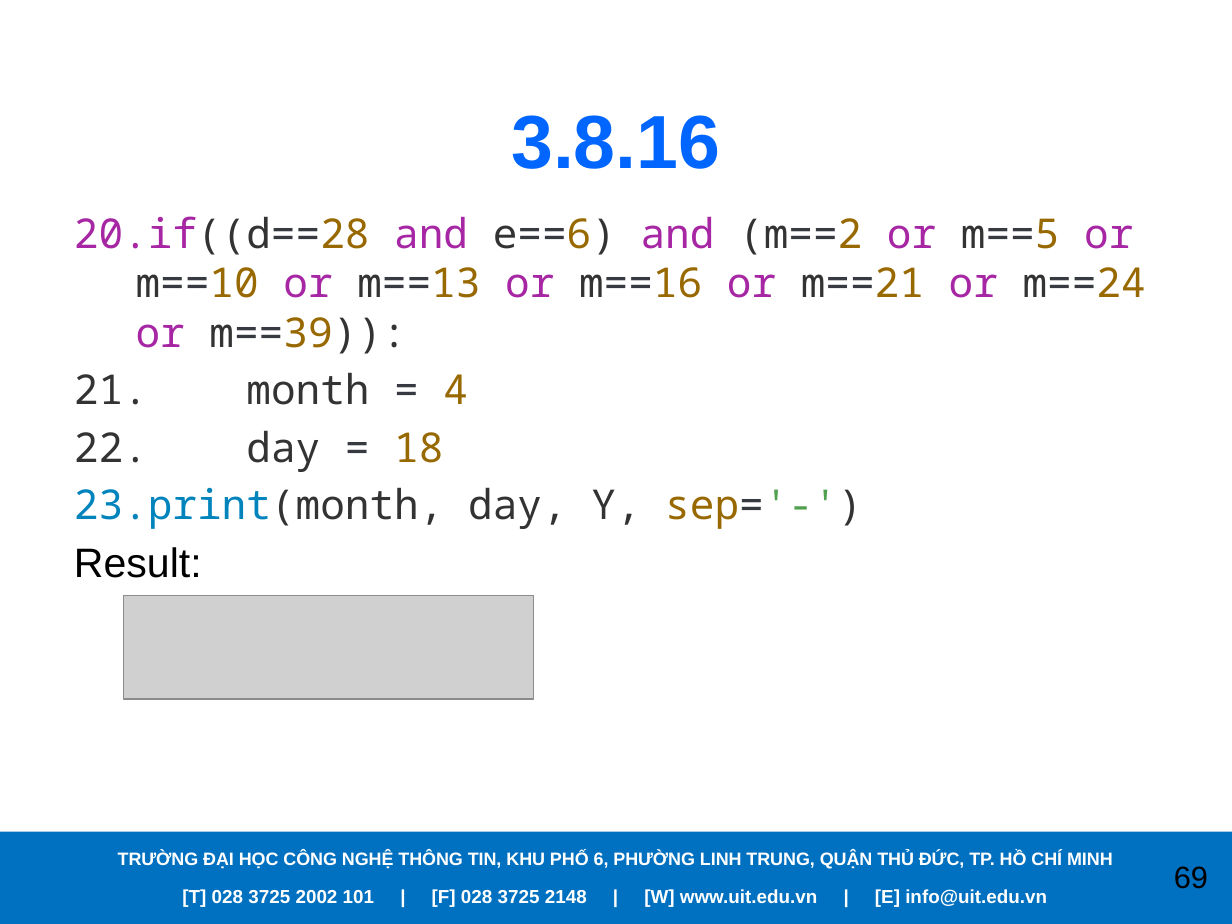
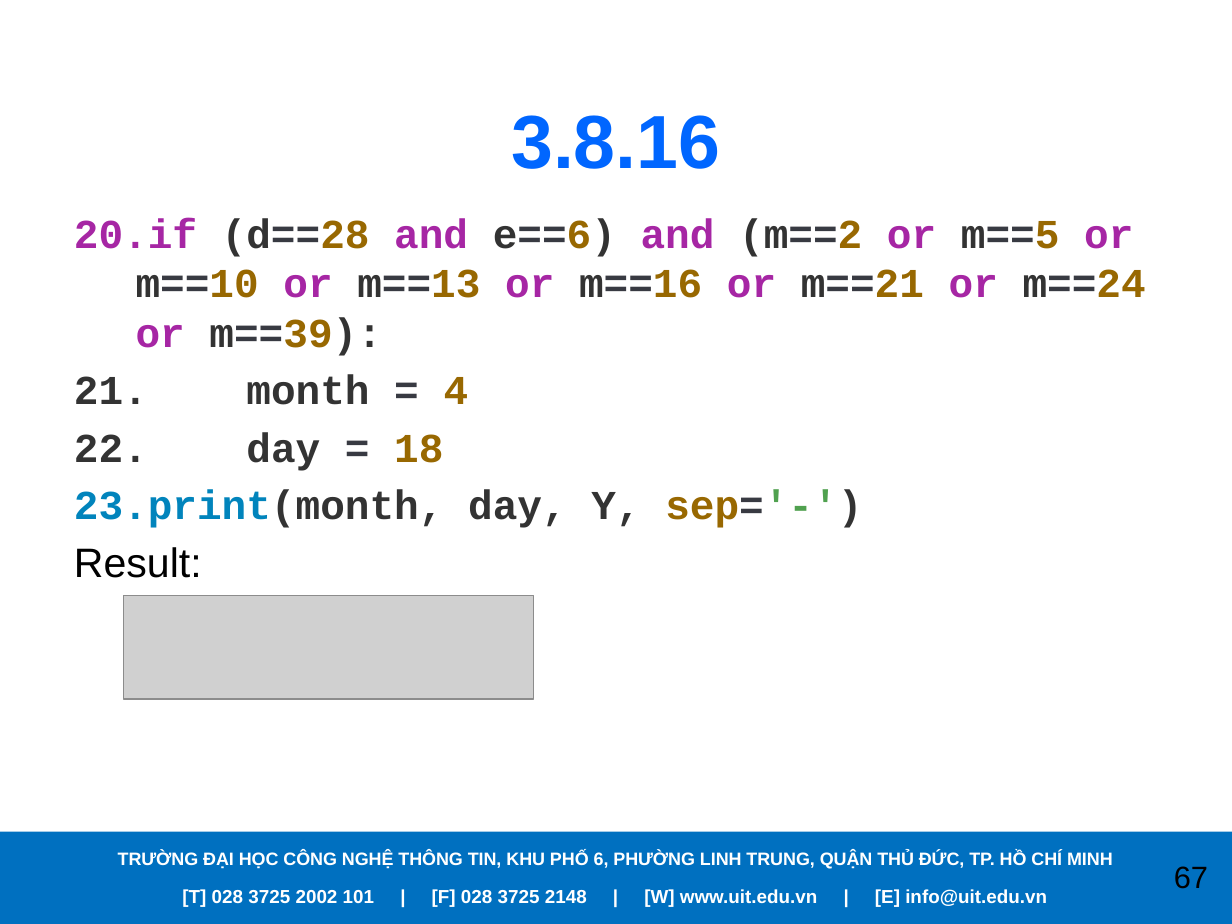
Before and after one commit to PhanVinhLong/APracticalIntroductionToPythonProgramming, a slide deck: slide 67 of Presentations/Chapter03.pptx (slide 69 before the commit). Drawn at 1232x924 pixels with LibreOffice and Linux fonts; fonts in the diff are those of the drawing; grey boxes stand for pictures; background and template pictures are left out. Boxes give left, top, right and bottom in pixels: in the first picture for what was removed or moved away, otherwise in the second. Text is boxed around its words. In the diff, an @@ line names an element or a change of style, - is before the commit and + after.

```diff
--- a/Presentations/Chapter03.pptx
+++ b/Presentations/Chapter03.pptx
@@ text at bbox=[74, 218, 1146, 356]: text changed; font Noto Sans Mono to Courier New; bold on @@
-20. if((d==28 and e==6) and (m==2 or m==5 or m==10 or m==13 or m==16 or m==21 or m==24 or m==39)):
+20. if (d==28 and e==6) and (m==2 or m==5 or m==10 or m==13 or m==16 or m==21 or m==24 or m==39):
@@ text at bbox=[74, 374, 862, 528]: font Noto Sans Mono to Courier New, bold on in "month = 4", "day = 18", "print(month, day, Y, sep='-')" @@
@@ page number at bbox=[1174, 866, 1208, 889]: text changed @@
-69
+67
```
Also in this commit, not shown: 23 other slides changed, 2 slides removed, 7 other files.
